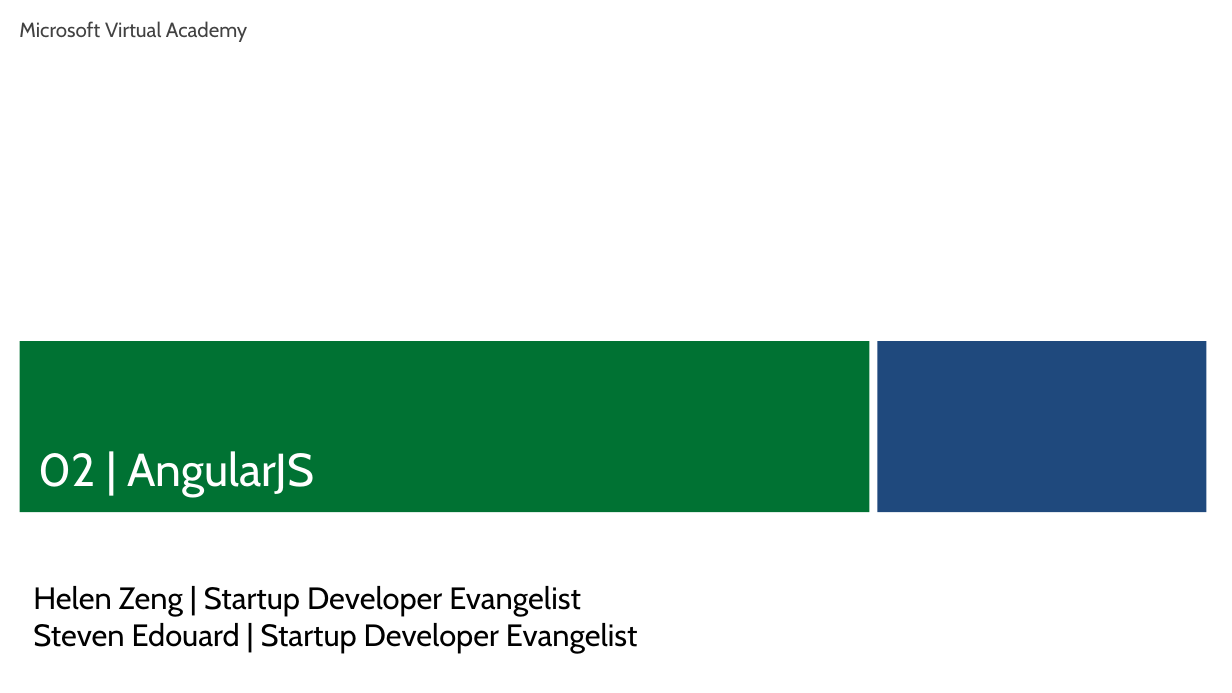
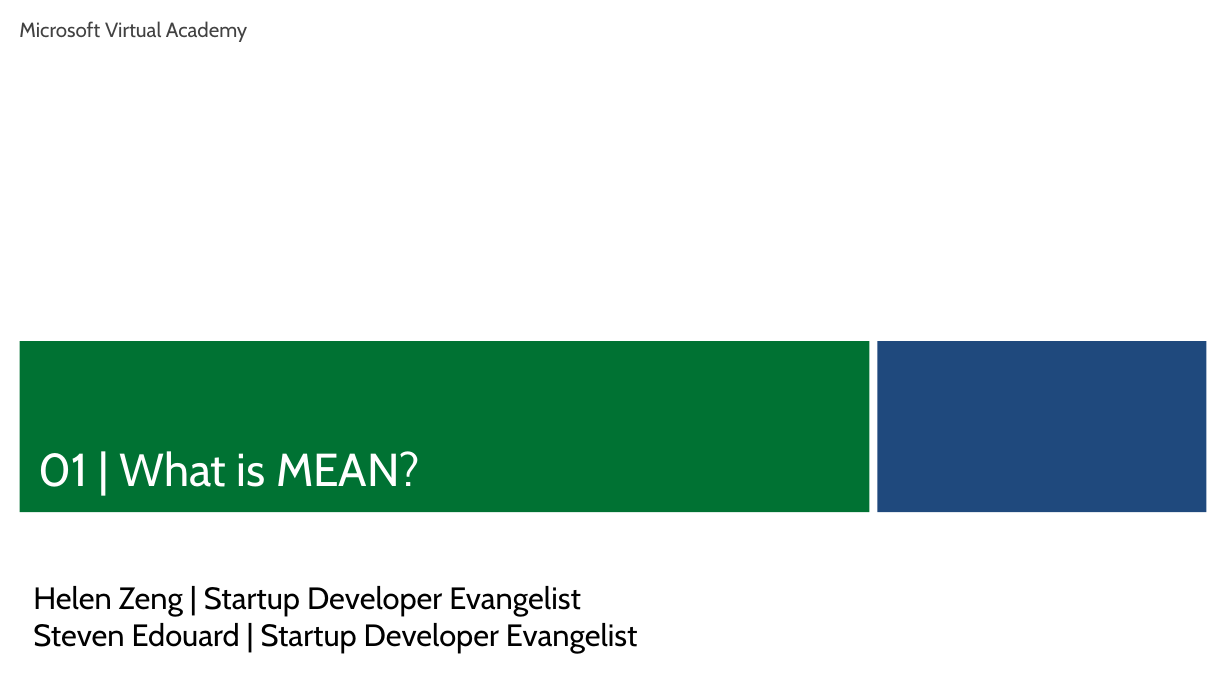
Before and after one commit to hwz/chirp, a slide deck: slide 7 of slides/module1.pptx (slide 1 before the commit). Drawn at 1232x693 pixels with LibreOffice and Linux fonts; fonts in the diff are those of the drawing; background and template pictures are left out. Boxes give left, top, right and bottom in pixels: in the first picture for what was removed or moved away, otherwise in the second. Text is boxed around its words. In the diff, an @@ line names an element or a change of style, - is before the commit and + after.

```diff
--- a/slides/module1.pptx
+++ b/slides/module1.pptx
@@ text at bbox=[39, 451, 420, 487]: text changed @@
-02 | AngularJS
+01 | What is MEAN?
```
Also in this commit, not shown: 13 slides added, 5 other files.
